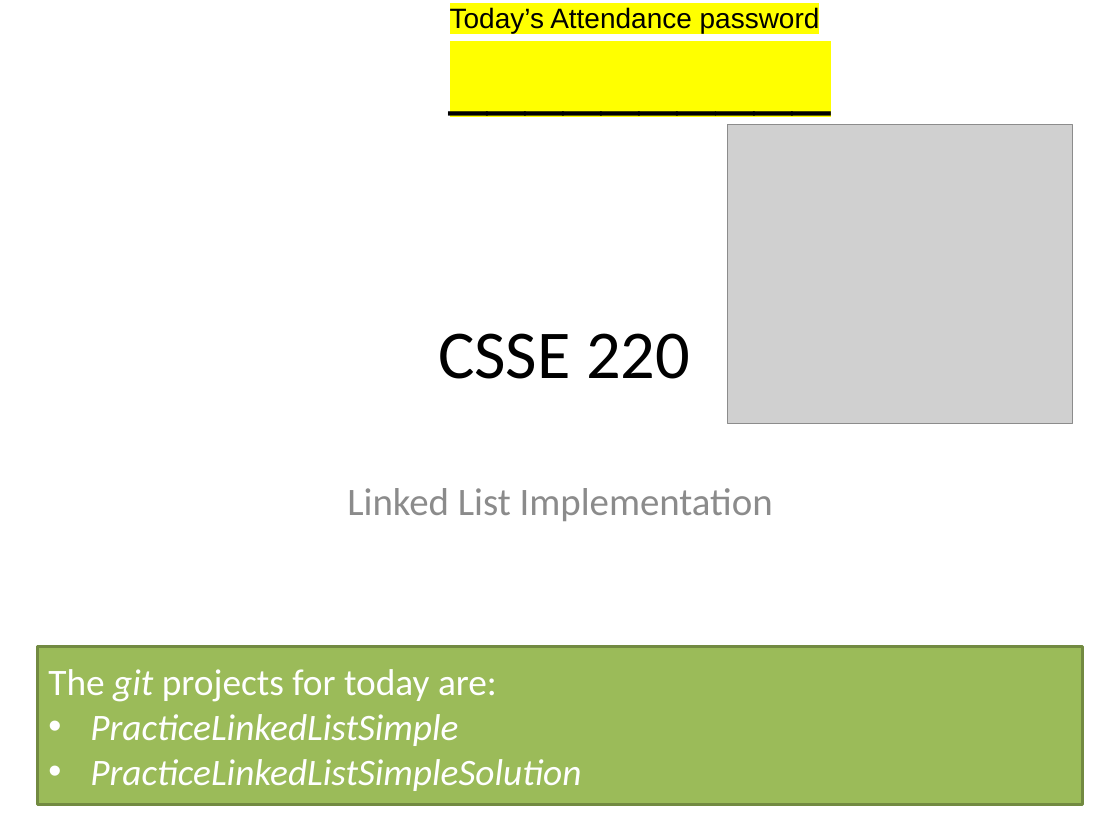
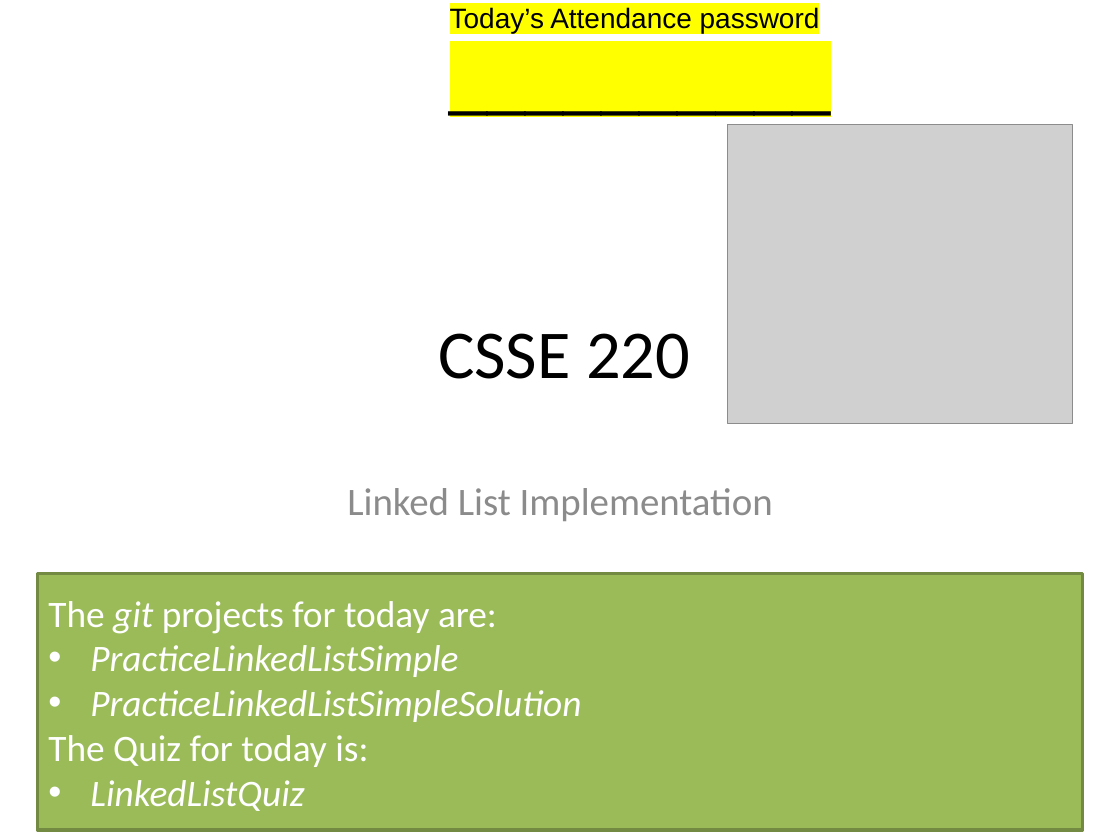
Before and after one commit to RHIT-CSSE/csse220, a slide deck: slide 1 of ClassMaterials/LinkedLists/Slides/Part1-LinkedLists.pptx. Drawn at 1120x840 pixels with LibreOffice and Linux fonts; fonts in the diff are those of the drawing; grey boxes stand for pictures. Boxes give left, top, right and bottom in pixels: in the first picture for what was removed or moved away, otherwise in the second. Text is boxed around its words. In the diff, an @@ line names an element or a change of style, - is before the commit and + after.

```diff
--- a/ClassMaterials/LinkedLists/Slides/Part1-LinkedLists.pptx
+++ b/ClassMaterials/LinkedLists/Slides/Part1-LinkedLists.pptx
@@ rectangle "The git projects for today ...": place and size @@
-rectangle "The git projects for today ..." at bbox=[37, 646, 1082, 805]
+rectangle "The git projects for today ..." at bbox=[37, 573, 1082, 830]
@@ text in rectangle at bbox=[48, 735, 368, 811]: paragraphs added @@
+The Quiz for today is:
+• LinkedListQuiz
```
Also in this commit, not shown: 1 other slide changed, 1 slide added, 5 slides removed, 47 other files.
